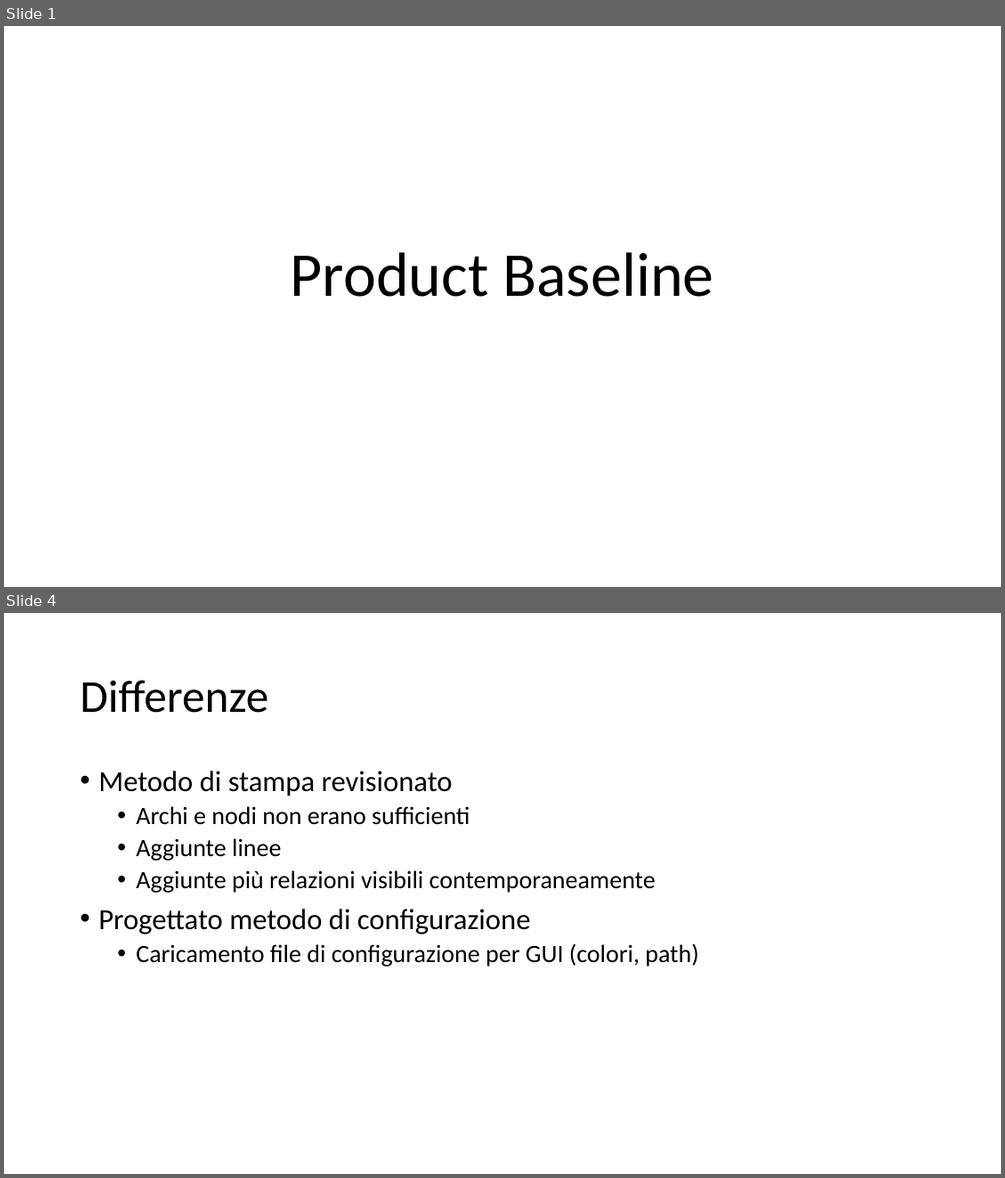
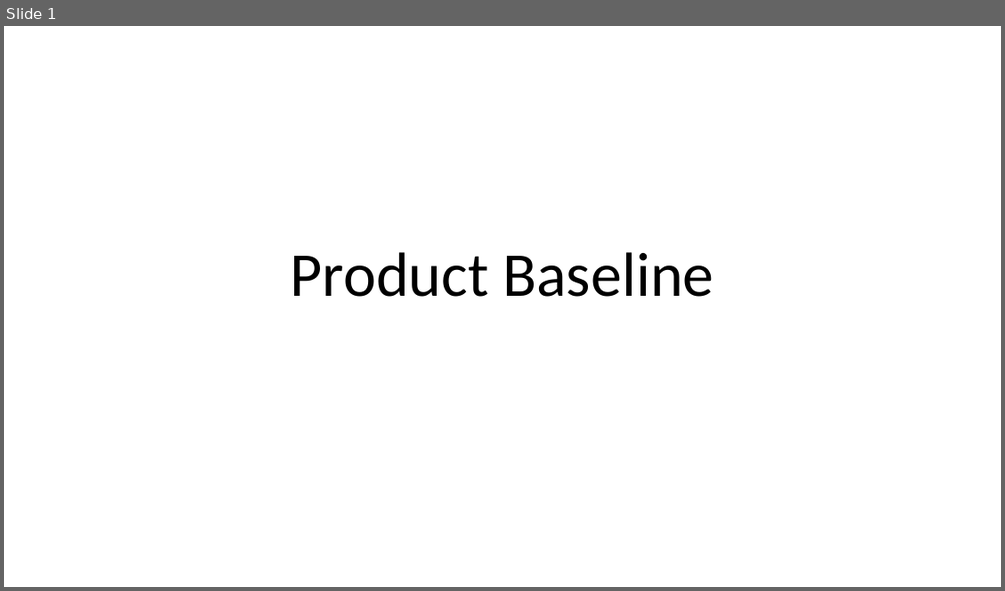
Before and after one commit to Italiaracerx/progettoSWE, a slide deck: Presentazioni/Presentazioni PB/Presentazione PB.pptx. Shown one above the other, each under a label of ours: slides 1 and 4 before the commit, slide 1 after it; the slides between them are not shown. The pictures are 1005x1178 and 1005x591 pixels, drawn with LibreOffice and Linux fonts; fonts in the diff are those of the drawing. Boxes give left, top, right and bottom in pixels: in the first picture for what was removed or moved away, otherwise in the second. Text is boxed around its words. In the diff, an @@ line names an element or a change of style, - is before the commit and + after.

```diff
--- a/Presentazioni/Presentazioni PB/Presentazione PB.pptx
+++ b/Presentazioni/Presentazioni PB/Presentazione PB.pptx
@@ slide 4 removed at box(4, 613, 1001, 1174), background #FFFFFF @@
@@ title removed at box(80, 680, 268, 713) @@
-Differenze
@@ text removed at box(98, 771, 698, 966) @@
-• Metodo di stampa revisionato
-  • Archi e nodi non erano sufficienti
-  • Aggiunte linee
-  • Aggiunte più relazioni visibili contemporaneamente
-• Progettato metodo di configurazione
-  • Caricamento file di configurazione per GUI (colori, path)
```
Also in this commit, not shown: 1 slide changed, 12 slides added, 1 other slide removed, 17 other files.
